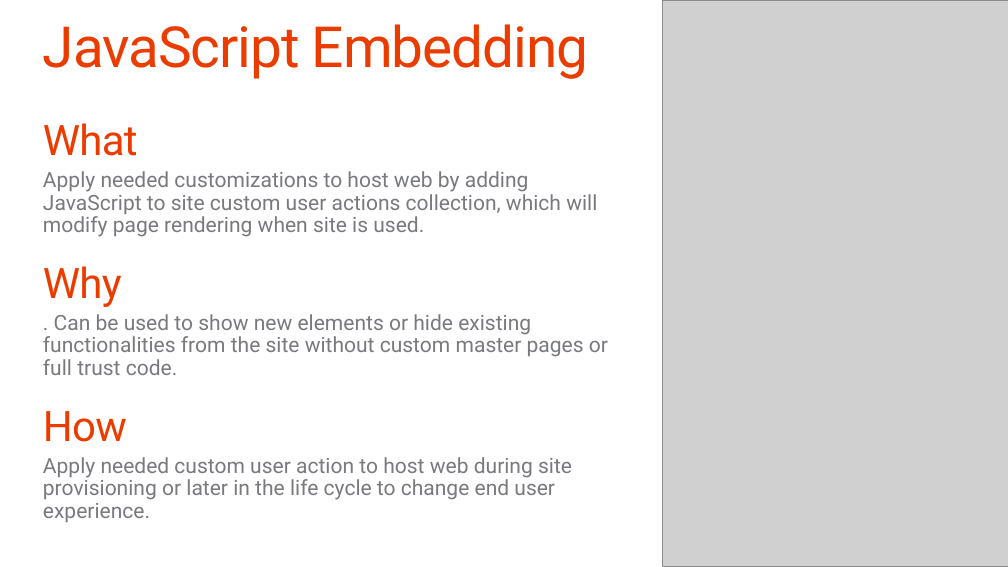
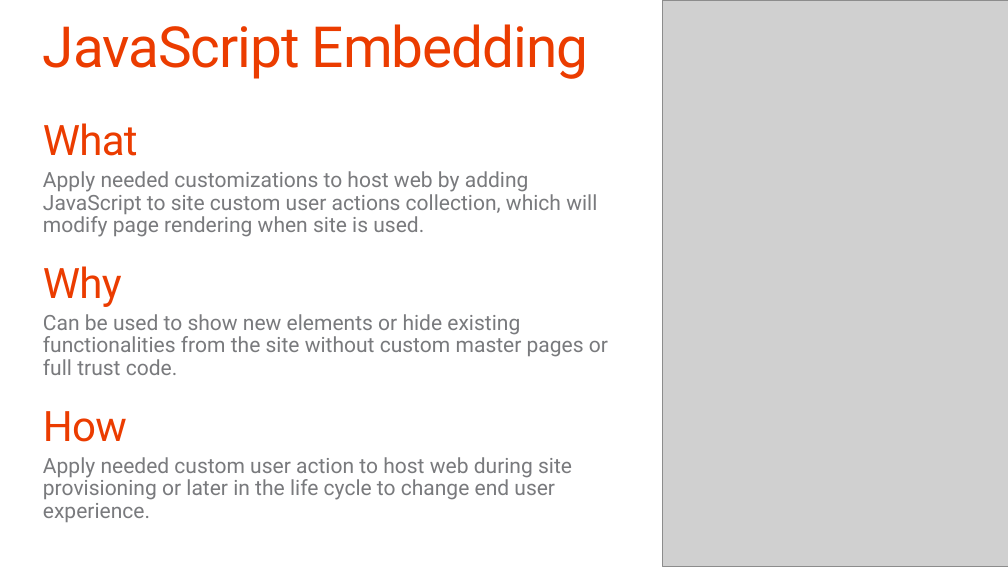
Before and after one commit to OfficeDev/TrainingContent, a slide deck: slide 13 of O3658/02 Managing site settings using app model/2_SiteManagement.pptx. Drawn at 1008x567 pixels with LibreOffice and Linux fonts; fonts in the diff are those of the drawing; grey boxes stand for pictures; background and template pictures are left out. Boxes give left, top, right and bottom in pixels: in the first picture for what was removed or moved away, otherwise in the second. Text is boxed around its words. In the diff, an @@ line names an element or a change of style, - is before the commit and + after.

```diff
--- a/O3658/02 Managing site settings using app model/2_SiteManagement.pptx
+++ b/O3658/02 Managing site settings using app model/2_SiteManagement.pptx
@@ text at bbox=[43, 314, 608, 375]: text changed @@
-  . Can be used to show new elements or hide existing functionalities from the site without custom master pages or full trust code.
+  Can be used to show new elements or hide existing functionalities from the site without custom master pages or full trust code.
```
Also in this commit, not shown: 2 other slides changed.
